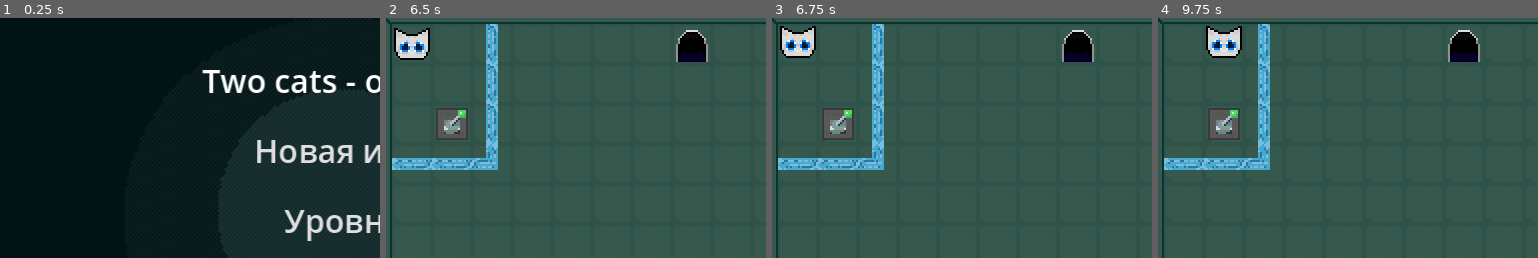
Above: before the commit, frames 1-4 (left to right).
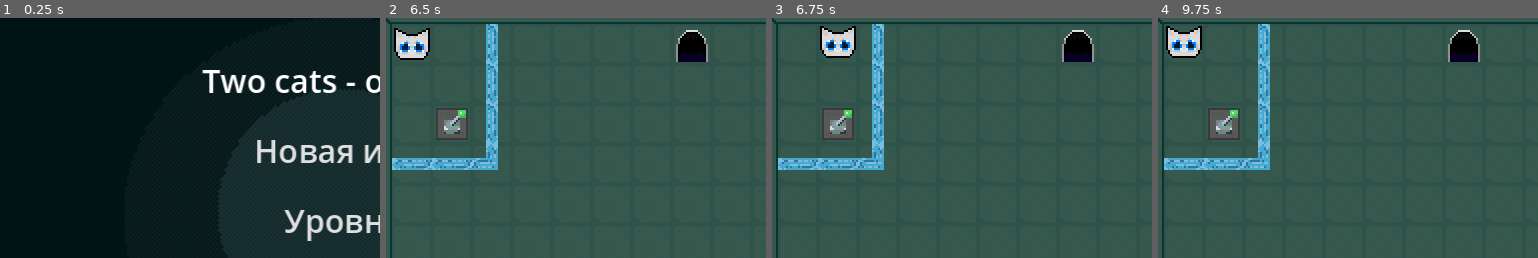
Above: after the commit, the same moments.

Repository: ZloyKobra/GodotGame
Game: Godot game, scene res://menu.tscn
The game is run twice, just before and just after one commit, with the same random seed, the same clock (stepped at 60 frames per second) and the same inputs.
Inputs:
- Up to frame 1 (0.25 s): no input
- Up to frame 2 (6.5 s): click "Новая игра" at 0.5 s; tap Enter (enter) at 1.25, 2.1, 2.75, 3.6, 4.25, 5.1 s; hold D (right) 1.28-2.03 s; tap Space (Switch_condition) at 1.35, 2, 2.85, 3.5, 4.35, 5, 5.85 s; hold S (down) 2.03-2.78 s; hold D (right) 2.78-3.53 s; hold W (up) 3.53-4.28 s; hold A (left) 4.28-5.78 s; hold S (down) from 5.78 s (still down)
- Up to frame 3 (6.75 s): release S (down) at 6.53 s; hold D (right) from 6.53 s (still down); tap Enter (enter) at 6.6 s
- Up to frame 4 (9.75 s): release D (right) at 7.28 s; hold W (up) 7.28-8.03 s; tap Space (Switch_condition) at 7.35, 8.85 s; hold D (right) 8.03-8.78 s; tap Enter (enter) at 8.1, 9.6 s; hold S (down) 8.78-9.53 s; hold A (left) from 9.53 s (still down)
The pictures show only the part of the screen within x 4-54%, y 7-57%; the shares and areas given below are measured in that part.

Frames 1-2 are identical in both runs. In frame 3, 2.1% of the frame differs, in the area x 2-23%, y 3-17%; in frame 4, 2.1%.

Commit message:
Update cat_negative.gd

Diff:
--- a/player/cat_negative.gd
+++ b/player/cat_negative.gd
@@ -2,7 +2,6 @@
 
 @onready var tile_map = $"../TileMap_negative"
 @onready var sprite_2d = $"Sprite2D"
-
 @onready var lever = $"../lever_blue"
 var is_moving = false
 var is_on_exit = false
@@ -14,6 +13,7 @@
 	if not is_moving:
 		return
 	if global_position == sprite_2d.global_position:
+		is_moving = false
 		return
 	if not self.visible:
 		return
@@ -57,5 +57,6 @@
 			return
 	if not tile_data0.get_custom_data("walkable"):
 		return
+	is_moving = true
 	global_position = tile_map.map_to_local(target_tile)
 	sprite_2d.global_position = tile_map.map_to_local(current_tile)
